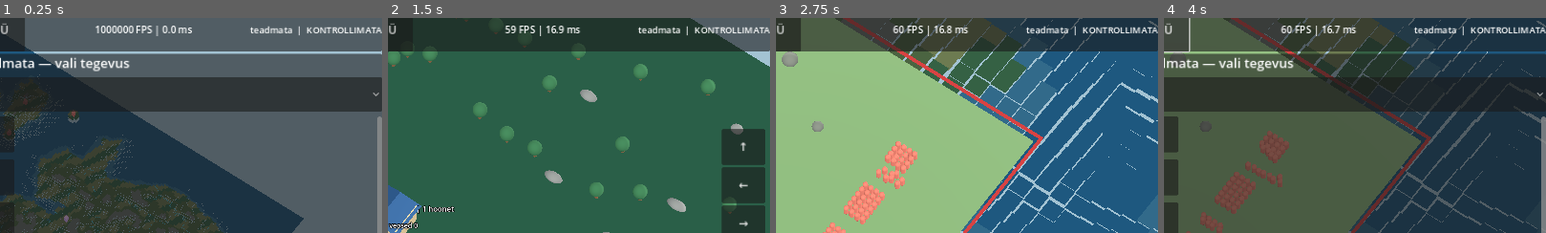
Above: before the commit, frames 1-4 (left to right).
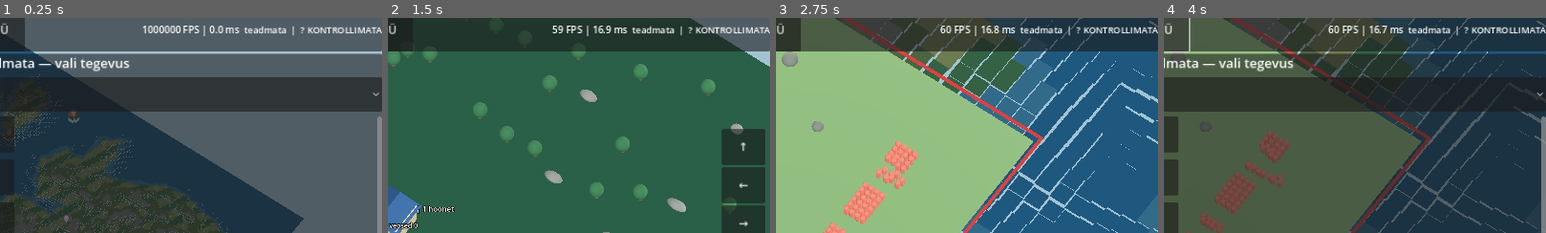
Above: after the commit, the same moments.

Repository: orogdor/Kuningriigid
Game: Godot game, scene res://scenes/Main.tscn
Two runs of this game, one before a commit and one after it. Both use one fixed random seed, a clock stepped at 60 frames per second and the inputs below.
Inputs:
- Up to frame 1 (0.25 s): no input
- Up to frame 2 (1.5 s): click "MAAILM" at 0.5 s; click "LINN" at 1.25 s
- Up to frame 3 (2.75 s): click "LAHING" at 2 s
- Up to frame 4 (4 s): click "PIIRAMINE" at 2.75 s; click "MENÜÜ" at 3.5 s
The pictures show only the part of the screen within x 50-100%, y 2-52%; the shares and areas given below are measured in that part.

The runs differ from the first frame. In frame 1, 1.4% of the frame differs, in the area x 25-100%, y 3-9%; in frame 2, 1.2%; in frame 3, 1.2%; in frame 4, 1.2%.

Commit message:
Keep always-visible mobile version badge compact and unambiguous

Diff:
--- a/game/scripts/core/build_version_port.gd
+++ b/game/scripts/core/build_version_port.gd
@@ -61,8 +61,12 @@
 
 static func hud_text(data: Dictionary) -> String:
     var installed: String = str(data.get("tag","teadmata"))
-    var status: String = str(data.get("status","KONTROLLIMATA"))
-    return installed+"  |  "+status
+    var short_state: String = "? KONTROLLIMATA"
+    if bool(data.get("update",false)):
+        short_state = "↑ UUENDUS"
+    elif bool(data.get("verified",false)):
+        short_state = "✓ UUSIM"
+    return installed+"  |  "+short_state
 
 static func detail_text(data: Dictionary) -> String:
     var latest: String = str(data.get("latest",""))
--- a/game/scripts/main.gd
+++ b/game/scripts/main.gd
@@ -428,7 +428,7 @@
     build_version_label.mouse_filter = Control.MOUSE_FILTER_IGNORE
     build_version_label.horizontal_alignment = HORIZONTAL_ALIGNMENT_RIGHT
     build_version_label.add_theme_font_size_override("font_size",15)
-    build_version_label.custom_minimum_size.x = 310.0
+    build_version_label.custom_minimum_size.x = 225.0
     build_version_label.text = BuildVersion.hud_text(build_version_state)
     bar.add_child(build_version_label)
     # Keep legacy information fields for diagnostics, but do not allow their
--- a/game/tests/port_checks.gd
+++ b/game/tests/port_checks.gd
@@ -969,6 +969,9 @@
     _check(results,"v39-old-release-update-visible",bool(version_old["update"]) and str(version_old["latest"])=="godot-dev-70")
     _check(results,"v39-no-unsupported-offline-latest-claim",not bool(version_offline["verified"]) and str(version_offline["latest"])=="")
     _check(results,"v39-ui-shows-installed-number",BuildVersion.hud_text(version_old).contains("godot-dev-69"))
+    _check(results,"v39-ui-shows-update-warning",BuildVersion.hud_text(version_old).contains("UUENDUS"))
+    _check(results,"v39-ui-shows-verified-status",BuildVersion.hud_text(version_current).contains("UUSIM"))
+    _check(results,"v39-offline-ui-does-not-say-latest",not BuildVersion.hud_text(version_offline).contains("UUSIM"))
     _check(results,"v39-buildfile-in-project",BuildVersion.snapshot().has("tag"))
     _check(results,"v39-releases-picks-highest-not-first",BuildVersion.latest_from_releases([
         {"tag_name":"godot-dev-62","draft":false},
